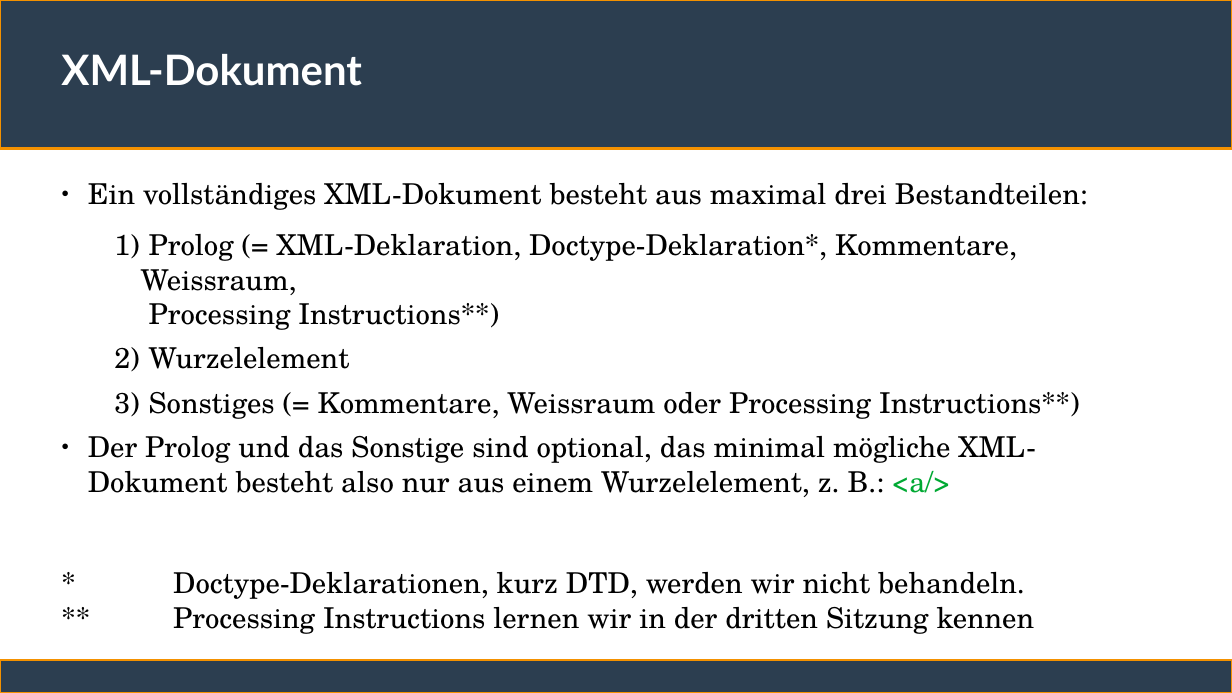
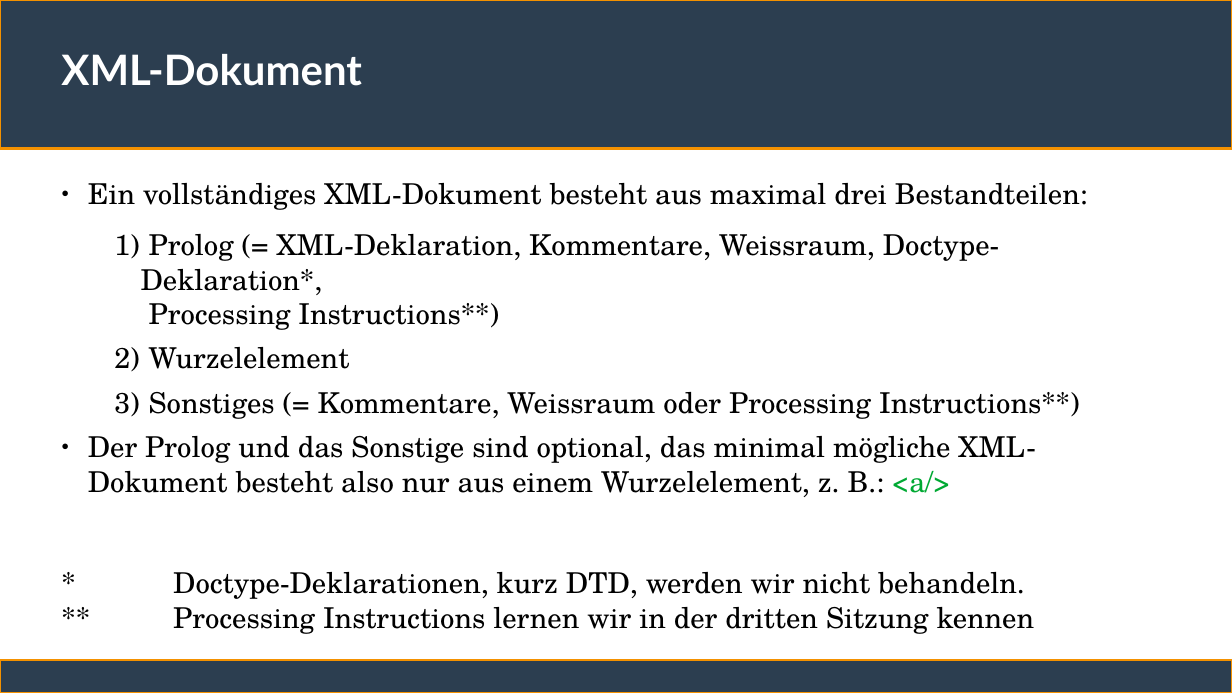
Before and after one commit to ChristianSonderUniSG/xml-kurs, a slide deck: slide 10 of sitzung_2/sitzung_2.odp (slide 9 before the commit). Drawn at 1232x693 pixels with LibreOffice and Linux fonts; fonts in the diff are those of the drawing. Boxes give left, top, right and bottom in pixels: in the first picture for what was removed or moved away, otherwise in the second. Text is boxed around its words. In the diff, an @@ line names an element or a change of style, - is before the commit and + after.

```diff
--- a/sitzung_2/sitzung_2.odp
+++ b/sitzung_2/sitzung_2.odp
@@ text at [141,234,999,330]: text changed @@
-    1) Prolog (= XML-Deklaration, Doctype-Deklaration*, Kommentare, Weissraum,
-       Processing Instructions**)
+    1) Prolog (= XML-Deklaration, Kommentare, Weissraum, Doctype-Deklaration*,
+       Processing Instructions**)
```
Also in this commit, not shown: 8 other slides changed, 10 slides added, 2 other files.
